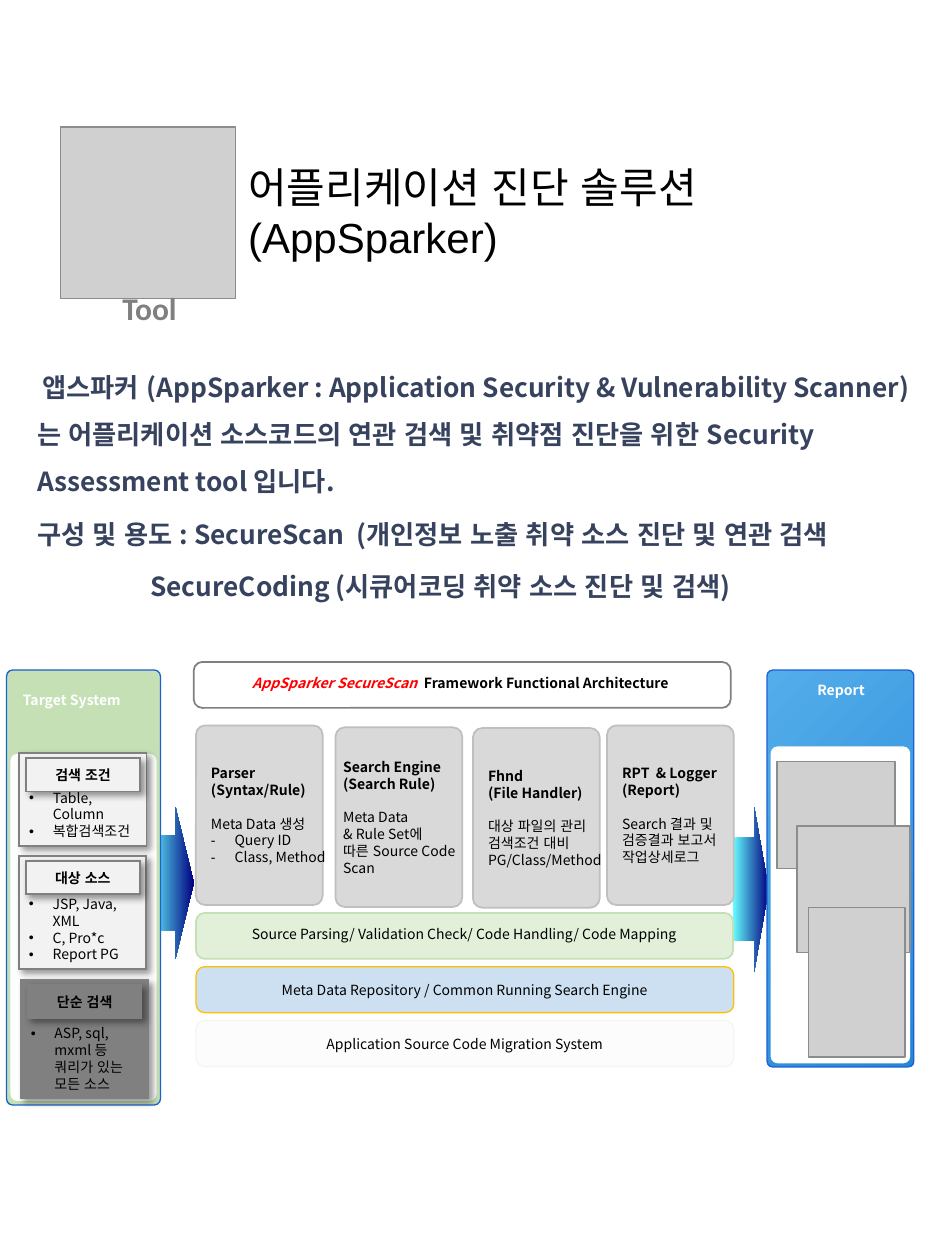
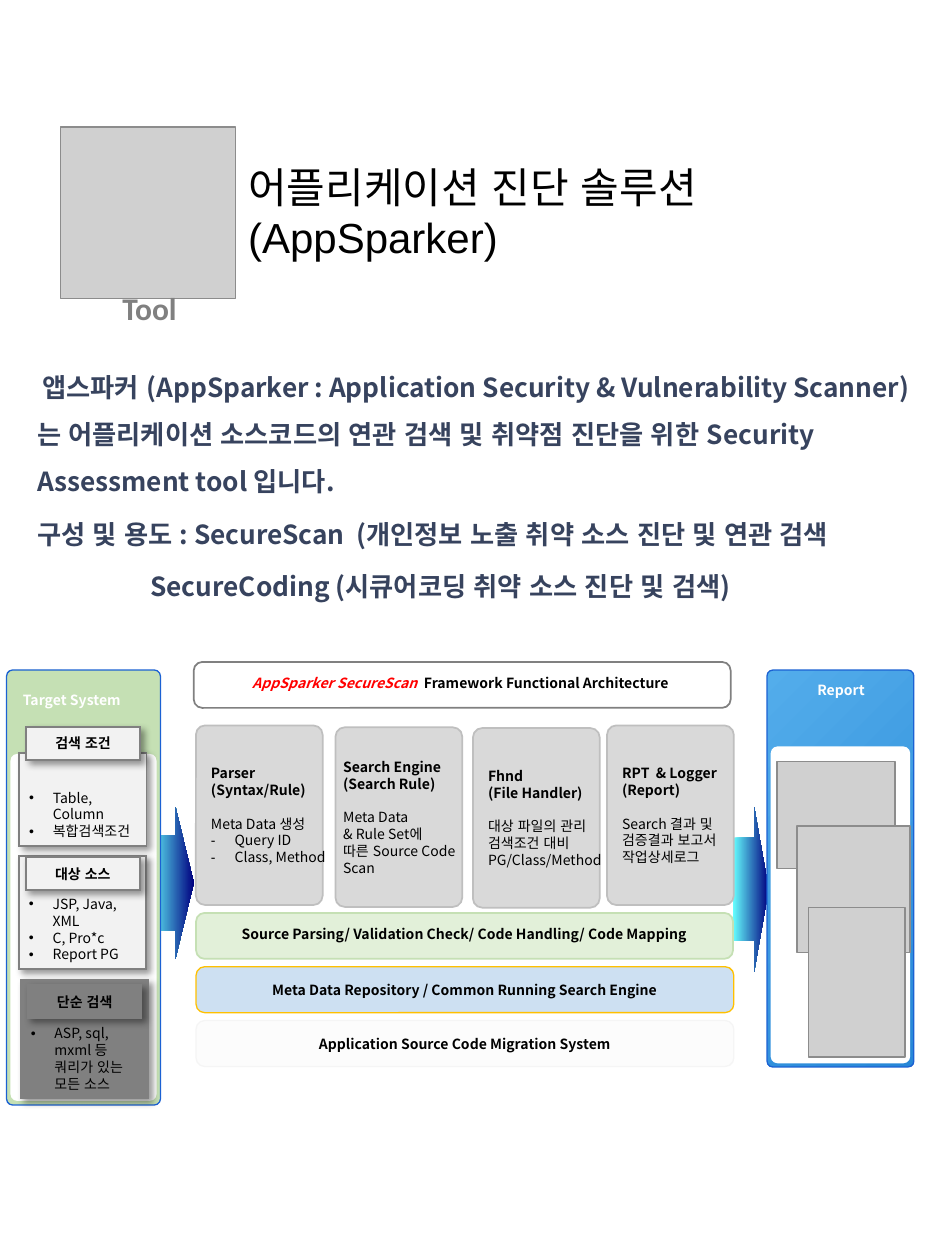
Before and after one commit to dawinict/dawinict.github.io, a slide deck: slide 5 of file/U2L-1.pptx. Drawn at 945x1260 pixels with LibreOffice and Linux fonts; fonts in the diff are those of the drawing; grey boxes stand for pictures. Boxes give left, top, right and bottom in pixels: in the first picture for what was removed or moved away, otherwise in the second. Text is boxed around its words. In the diff, an @@ line names an element or a change of style, - is before the commit and + after.

```diff
--- a/file/U2L-1.pptx
+++ b/file/U2L-1.pptx
@@ rectangle "검색 조건": place and size @@
-rectangle "검색 조건" at (26,759,140,791)
+rectangle "검색 조건" at (26,727,140,760)
@@ rectangle "대상 소스": place and size @@
-rectangle "대상 소스" at (26,861,140,893)
+rectangle "대상 소스" at (26,857,140,890)
@@ bold on in 3 elements at (197,914,733,959), (197,966,735,1012), (197,1021,735,1066) @@
```
Also in this commit, not shown: 4 other slides changed, 11 other files.
